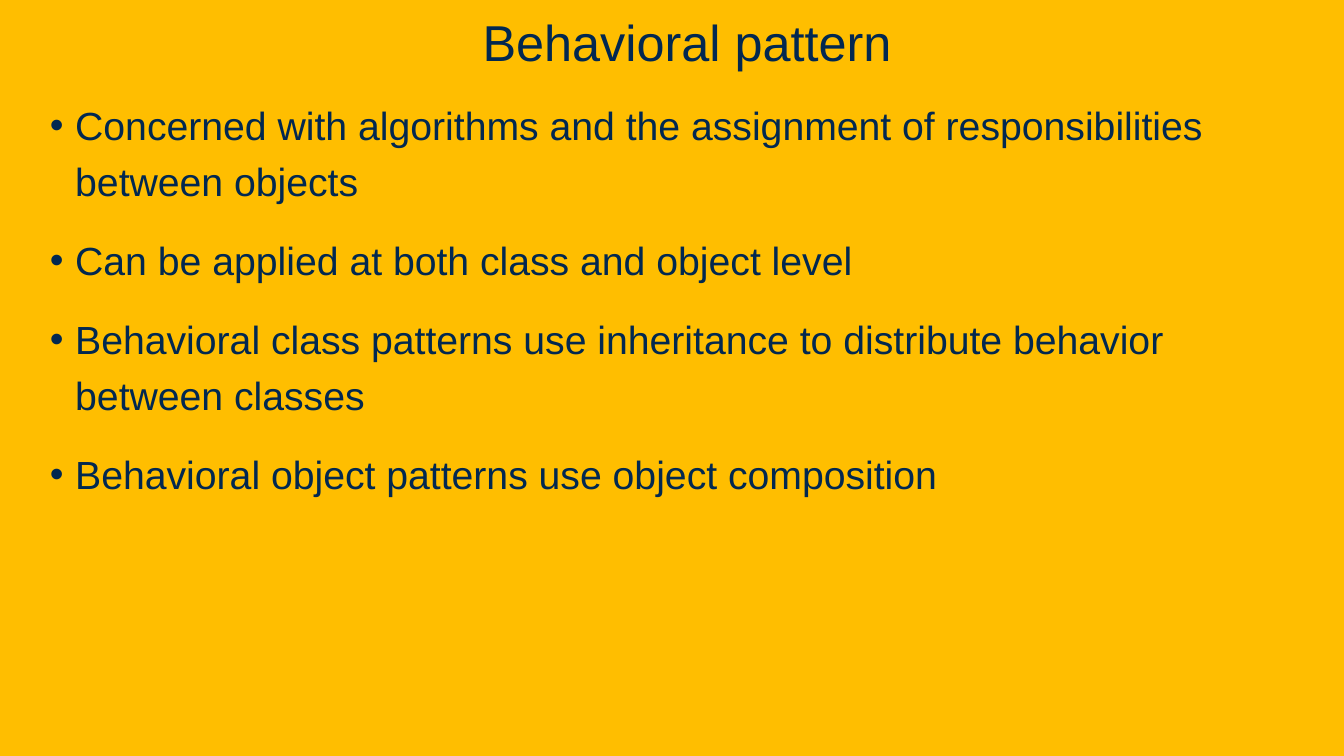
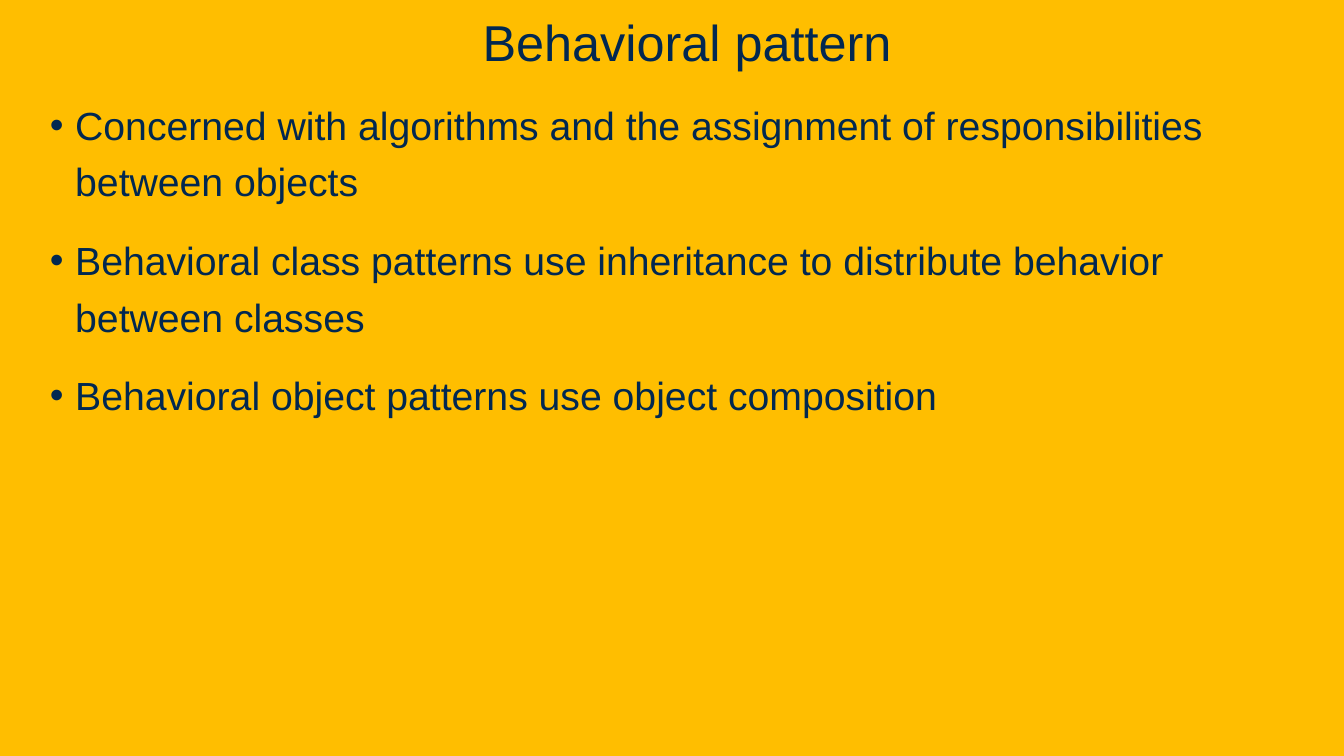
Before and after one commit to davsec-teaching/ECS160-Winter2025, a slide deck: slide 76 of slides/8_design_patterns.pptx (slide 74 before the commit). Drawn at 1344x756 pixels with LibreOffice and Linux fonts; fonts in the diff are those of the drawing; background and template pictures are left out. Boxes give left, top, right and bottom in pixels: in the first picture for what was removed or moved away, otherwise in the second. Text is boxed around its words. In the diff, an @@ line names an element or a change of style, - is before the commit and + after.

Commit message:
Update design patterns slide

```diff
--- a/slides/8_design_patterns.pptx
+++ b/slides/8_design_patterns.pptx
@@ text at <box>75,246,853,283</box>: paragraph removed @@
-• Can be applied at both class and object level
```
Also in this commit, not shown: 14 other slides changed, 7 slides added, 3 slides removed.
